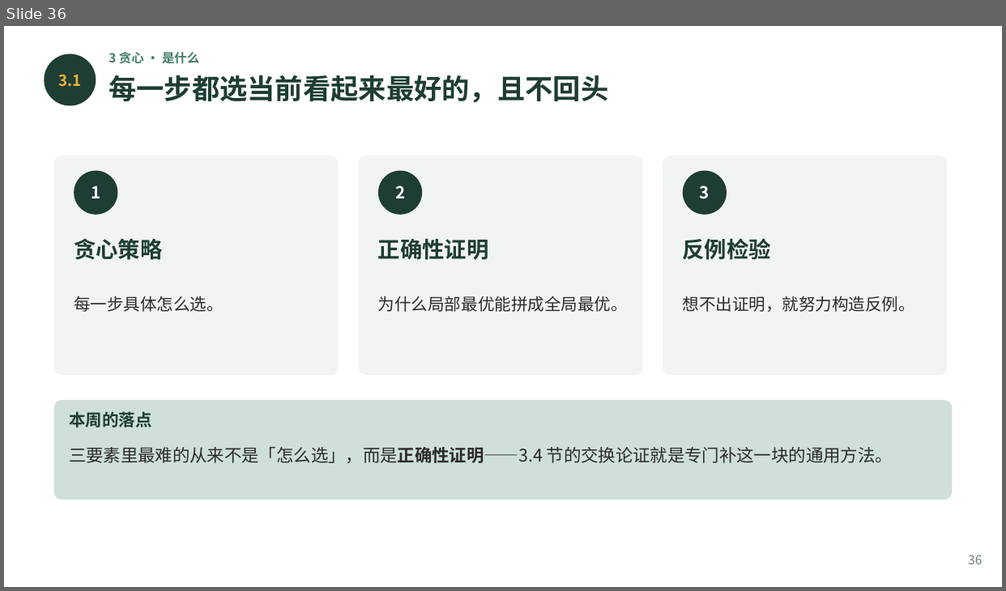
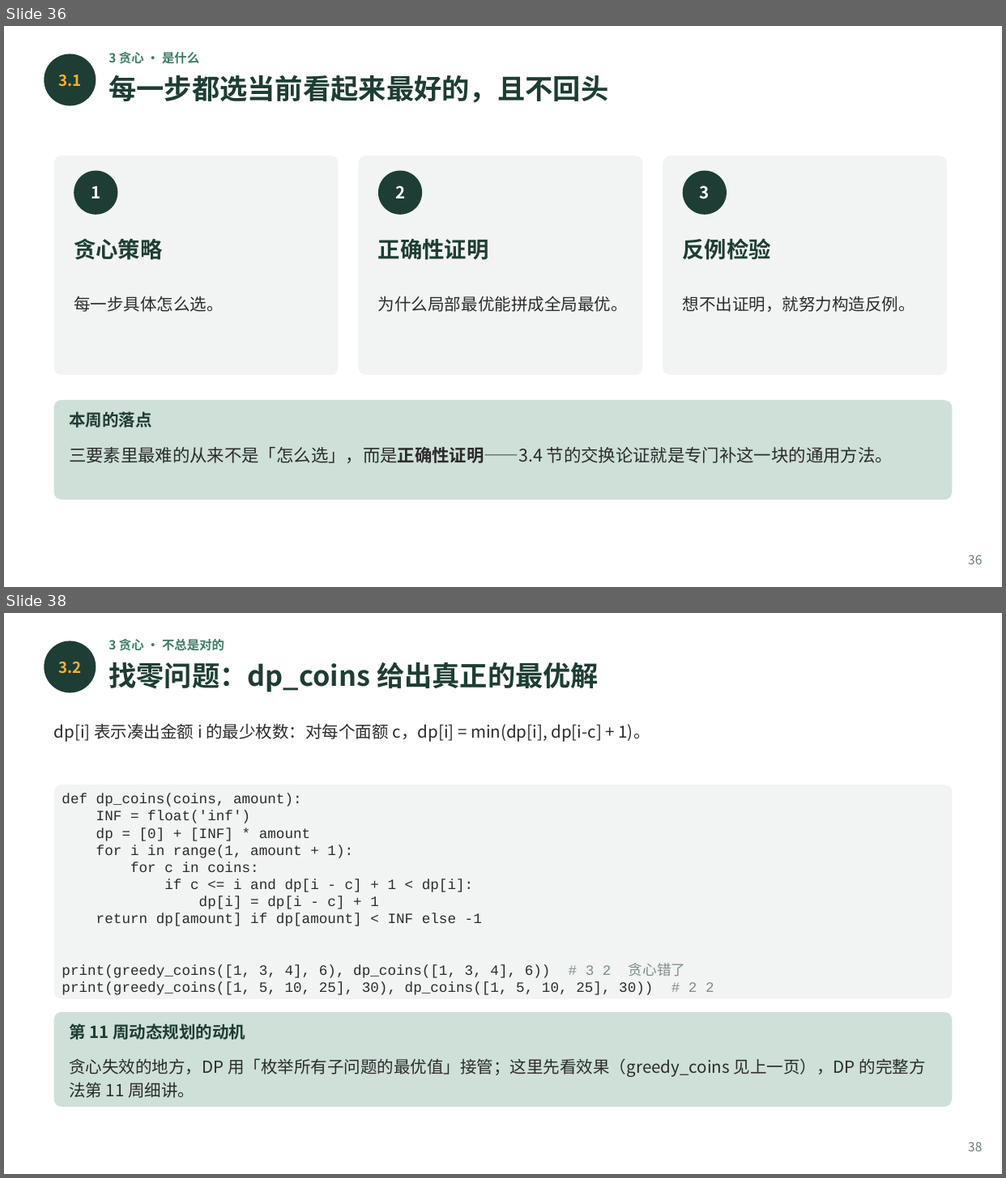
Before and after one commit to GMyhf/2026fall-cs101, a slide deck: courseware/202610_ADS_W06_Matrices_Sorting_Greedy.pptx. Shown one above the other, each under a label of ours: slide 36 before the commit, slides 36 and 38 after it; the slides between them are not shown. The pictures are 1006x591 and 1006x1178 pixels, drawn with LibreOffice and Linux fonts; fonts in the diff are those of the drawing. Boxes give left, top, right and bottom in pixels: in the first picture for what was removed or moved away, otherwise in the second. Text is boxed around its words. In the diff, an @@ line names an element or a change of style, - is before the commit and + after.

```diff
--- a/courseware/202610_ADS_W06_Matrices_Sorting_Greedy.pptx
+++ b/courseware/202610_ADS_W06_Matrices_Sorting_Greedy.pptx
@@ slide 38 added at [4,613,1002,1174], background #FFFFFF @@
@@ ellipse added at [44,641,96,693], fill #1E3D34 @@
@@ text added at [108,639,224,651], 9 pt, text #3E7C68, bold @@
+3 贪心 · 不总是对的
@@ text added at [58,662,81,674], 11 pt, text #F2B134, bold @@
+3.2
@@ text added at [108,662,599,692], 20 pt, text #1E3D34, bold @@
+找零问题：dp_coins 给出真正的最优解
@@ text added at [54,723,650,742], 12 pt, text #2B2B2B @@
+dp[i] 表示凑出金额 i 的最少枚数：对每个面额 c，dp[i] = min(dp[i], dp[i-c] + 1)。
@@ rounded rectangle added at [54,785,952,999], fill #F1F4F2 @@
@@ text added at [62,794,714,995], 10.3 pt, text #2B2B2B @@
+def dp_coins(coins, amount):
+INF = float('inf')
+dp = [0] + [INF] * amount
+for i in range(1, amount + 1):
+for c in coins:
+if c <= i and dp[i - c] + 1 < dp[i]:
+dp[i] = dp[i - c] + 1
+return dp[amount] if dp[amount] < INF else -1
+print(greedy_coins([1, 3, 4], 6), dp_coins([1, 3, 4], 6)) # 3 2 贪心错了
+print(greedy_coins([1, 5, 10, 25], 30), dp_coins([1, 5, 10, 25], 30)) # 2 2
@@ rounded rectangle added at [54,1012,952,1107], fill #CFE0D8 @@
@@ text added at [69,1024,245,1040], 12 pt, text #1E3D34, bold @@
+第 11 周动态规划的动机
@@ text added at [69,1059,926,1098], 12 pt, text #2B2B2B @@
+贪心失效的地方，DP 用「枚举所有子问题的最优值」接管；这里先看效果（greedy_coins 见上一页），DP 的完整方法第 11 周细讲。
@@ text added at [968,1142,982,1152], 9 pt, text #6B7B74 @@
+38
```
Also in this commit, not shown: 17 slides changed, 1 other file.
